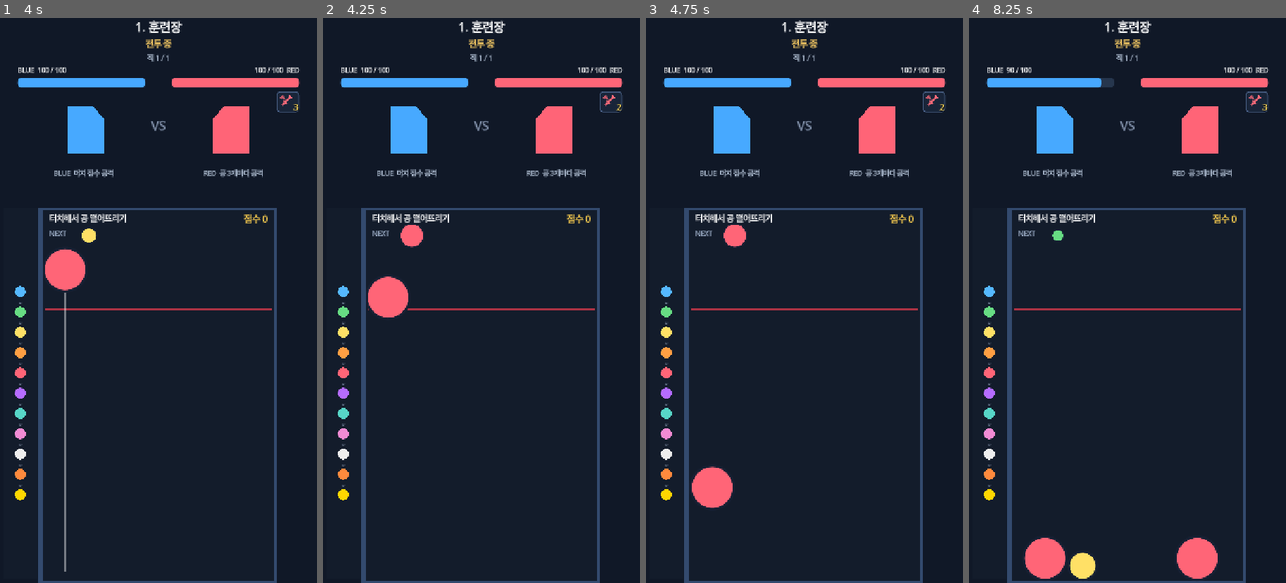
Above: before the commit, frames 1-4 (left to right).
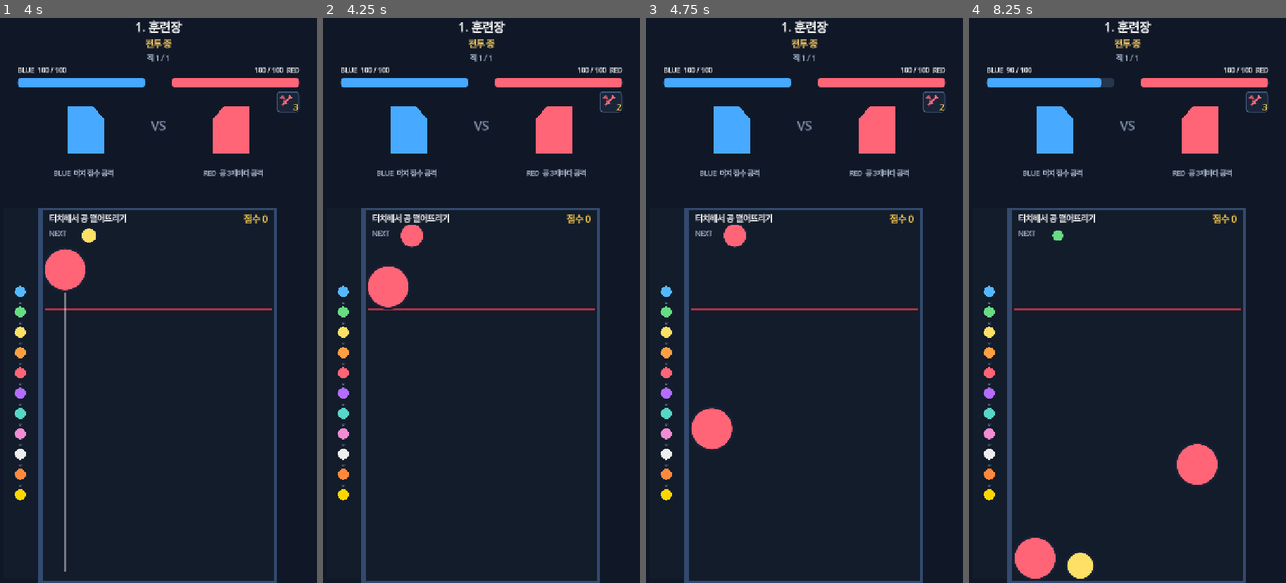
Above: after the commit, the same moments.

Repository: rnntnp/puzrpg
Game: Godot game, scene res://scenes/loading.tscn
The game is run twice, just before and just after one commit, with the same random seed, the same clock (stepped at 60 frames per second) and the same inputs.
Inputs (mouse positions are in pixels of both pictures, inside the frame that each line leads up to):
- Up to frame 1 (4 s): tap Enter at 0.5, 2.75 s; move the mouse to (228, 272) at 0.52 s; click (228, 272) at 0.67 s; tap Space at 1.25, 3.5 s; drag from (95, 328) to (142, 413) at 1.27 s; click "게임 시작" at 2 s; move the mouse to (190, 176) at 2.77 s; click (190, 176) at 2.92 s; drag from (142, 413) to (63, 215) at 3.52 s
- Up to frame 2 (4.25 s): no input
- Up to frame 3 (4.75 s): move the mouse to (899, 385) at 4.27 s; click (899, 385) at 4.42 s
- Up to frame 4 (8.25 s): drag from (1032, 215) to (1079, 159) at 5.02 s; move the mouse to (1143, 300) at 5.77 s; click (1143, 300) at 5.92 s; drag from (1079, 159) to (1064, 328) at 6.52 s; tap Enter at 7.25 s; move the mouse to (1197, 272) at 7.27 s; click (1197, 272) at 7.42 s; drag from (1064, 328) to (1111, 413) at 8.02 s

Frame 1 is identical in both runs. In frame 2, 0.5% of the frame differs, in the area x 14-27%, y 44-53%; in frame 3, 1.5%; in frame 4, 2.0%, in the area x 14-79%, y 75-100%.

Commit message:
physics params

Diff:
--- a/resources/balls/ball_01.tres
+++ b/resources/balls/ball_01.tres
@@ -1,13 +1,13 @@
-[gd_resource type="Resource" script_class="BallData" load_steps=4 format=3]
+[gd_resource type="Resource" script_class="BallData" format=3 uid="uid://coyk6r1d0claf"]
 
-[ext_resource type="Script" path="res://scripts/ball_data.gd" id="1"]
-[ext_resource type="Texture2D" path="res://assets/balls/circle_placeholder.svg" id="2"]
+[ext_resource type="Script" uid="uid://cpjm025ca6ujc" path="res://scripts/ball_data.gd" id="1"]
+[ext_resource type="Texture2D" uid="uid://ofxknv30arlj" path="res://assets/balls/circle_placeholder.svg" id="2"]
+
 [sub_resource type="CircleShape2D" id="Circle"]
 radius = 22.0
 
 [resource]
 script = ExtResource("1")
-level = 1
 sprite = ExtResource("2")
 sprite_modulate = Color(0.333, 0.722, 1, 1)
 collision_shape = SubResource("Circle")
--- a/resources/balls/ball_02.tres
+++ b/resources/balls/ball_02.tres
@@ -1,7 +1,8 @@
-[gd_resource type="Resource" script_class="BallData" load_steps=4 format=3]
+[gd_resource type="Resource" script_class="BallData" format=3 uid="uid://bycrquoirdseu"]
 
-[ext_resource type="Script" path="res://scripts/ball_data.gd" id="1"]
-[ext_resource type="Texture2D" path="res://assets/balls/circle_placeholder.svg" id="2"]
+[ext_resource type="Script" uid="uid://cpjm025ca6ujc" path="res://scripts/ball_data.gd" id="1"]
+[ext_resource type="Texture2D" uid="uid://ofxknv30arlj" path="res://assets/balls/circle_placeholder.svg" id="2"]
+
 [sub_resource type="CircleShape2D" id="Circle"]
 radius = 28.0
 
@@ -11,4 +12,3 @@
 sprite = ExtResource("2")
 sprite_modulate = Color(0.404, 0.863, 0.514, 1)
 collision_shape = SubResource("Circle")
-merge_score = 10
--- a/resources/balls/ball_03.tres
+++ b/resources/balls/ball_03.tres
@@ -1,7 +1,8 @@
-[gd_resource type="Resource" script_class="BallData" load_steps=4 format=3]
+[gd_resource type="Resource" script_class="BallData" format=3 uid="uid://2uscibwko6w"]
 
-[ext_resource type="Script" path="res://scripts/ball_data.gd" id="1"]
-[ext_resource type="Texture2D" path="res://assets/balls/circle_placeholder.svg" id="2"]
+[ext_resource type="Script" uid="uid://cpjm025ca6ujc" path="res://scripts/ball_data.gd" id="1"]
+[ext_resource type="Texture2D" uid="uid://ofxknv30arlj" path="res://assets/balls/circle_placeholder.svg" id="2"]
+
 [sub_resource type="CircleShape2D" id="Circle"]
 radius = 35.0
 
--- a/resources/balls/ball_04.tres
+++ b/resources/balls/ball_04.tres
@@ -1,7 +1,8 @@
-[gd_resource type="Resource" script_class="BallData" load_steps=4 format=3]
+[gd_resource type="Resource" script_class="BallData" format=3 uid="uid://dhahegycrluig"]
 
-[ext_resource type="Script" path="res://scripts/ball_data.gd" id="1"]
-[ext_resource type="Texture2D" path="res://assets/balls/circle_placeholder.svg" id="2"]
+[ext_resource type="Script" uid="uid://cpjm025ca6ujc" path="res://scripts/ball_data.gd" id="1"]
+[ext_resource type="Texture2D" uid="uid://ofxknv30arlj" path="res://assets/balls/circle_placeholder.svg" id="2"]
+
 [sub_resource type="CircleShape2D" id="Circle"]
 radius = 43.0
 
--- a/resources/balls/ball_05.tres
+++ b/resources/balls/ball_05.tres
@@ -1,7 +1,8 @@
-[gd_resource type="Resource" script_class="BallData" load_steps=4 format=3]
+[gd_resource type="Resource" script_class="BallData" format=3 uid="uid://6y44o511t346"]
 
-[ext_resource type="Script" path="res://scripts/ball_data.gd" id="1"]
-[ext_resource type="Texture2D" path="res://assets/balls/circle_placeholder.svg" id="2"]
+[ext_resource type="Script" uid="uid://cpjm025ca6ujc" path="res://scripts/ball_data.gd" id="1"]
+[ext_resource type="Texture2D" uid="uid://ofxknv30arlj" path="res://assets/balls/circle_placeholder.svg" id="2"]
+
 [sub_resource type="CircleShape2D" id="Circle"]
 radius = 52.0
 
--- a/resources/balls/ball_06.tres
+++ b/resources/balls/ball_06.tres
@@ -1,7 +1,8 @@
-[gd_resource type="Resource" script_class="BallData" load_steps=4 format=3]
+[gd_resource type="Resource" script_class="BallData" format=3 uid="uid://dmytb87nvfr5i"]
 
-[ext_resource type="Script" path="res://scripts/ball_data.gd" id="1"]
-[ext_resource type="Texture2D" path="res://assets/balls/circle_placeholder.svg" id="2"]
+[ext_resource type="Script" uid="uid://cpjm025ca6ujc" path="res://scripts/ball_data.gd" id="1"]
+[ext_resource type="Texture2D" uid="uid://ofxknv30arlj" path="res://assets/balls/circle_placeholder.svg" id="2"]
+
 [sub_resource type="CircleShape2D" id="Circle"]
 radius = 62.0
 
--- a/resources/balls/ball_07.tres
+++ b/resources/balls/ball_07.tres
@@ -1,7 +1,8 @@
-[gd_resource type="Resource" script_class="BallData" load_steps=4 format=3]
+[gd_resource type="Resource" script_class="BallData" format=3 uid="uid://gjylh1e8vnry"]
 
-[ext_resource type="Script" path="res://scripts/ball_data.gd" id="1"]
-[ext_resource type="Texture2D" path="res://assets/balls/circle_placeholder.svg" id="2"]
+[ext_resource type="Script" uid="uid://cpjm025ca6ujc" path="res://scripts/ball_data.gd" id="1"]
+[ext_resource type="Texture2D" uid="uid://ofxknv30arlj" path="res://assets/balls/circle_placeholder.svg" id="2"]
+
 [sub_resource type="CircleShape2D" id="Circle"]
 radius = 73.0
 
--- a/resources/balls/ball_08.tres
+++ b/resources/balls/ball_08.tres
@@ -1,7 +1,8 @@
-[gd_resource type="Resource" script_class="BallData" load_steps=4 format=3]
+[gd_resource type="Resource" script_class="BallData" format=3 uid="uid://dl5h4nck5kenf"]
 
-[ext_resource type="Script" path="res://scripts/ball_data.gd" id="1"]
-[ext_resource type="Texture2D" path="res://assets/balls/circle_placeholder.svg" id="2"]
+[ext_resource type="Script" uid="uid://cpjm025ca6ujc" path="res://scripts/ball_data.gd" id="1"]
+[ext_resource type="Texture2D" uid="uid://ofxknv30arlj" path="res://assets/balls/circle_placeholder.svg" id="2"]
+
 [sub_resource type="CircleShape2D" id="Circle"]
 radius = 84.0
 
--- a/resources/balls/ball_09.tres
+++ b/resources/balls/ball_09.tres
@@ -1,7 +1,8 @@
-[gd_resource type="Resource" script_class="BallData" load_steps=4 format=3]
+[gd_resource type="Resource" script_class="BallData" format=3 uid="uid://dn881e5b2swdy"]
 
-[ext_resource type="Script" path="res://scripts/ball_data.gd" id="1"]
-[ext_resource type="Texture2D" path="res://assets/balls/circle_placeholder.svg" id="2"]
+[ext_resource type="Script" uid="uid://cpjm025ca6ujc" path="res://scripts/ball_data.gd" id="1"]
+[ext_resource type="Texture2D" uid="uid://ofxknv30arlj" path="res://assets/balls/circle_placeholder.svg" id="2"]
+
 [sub_resource type="CircleShape2D" id="Circle"]
 radius = 96.0
 
--- a/resources/balls/ball_10.tres
+++ b/resources/balls/ball_10.tres
@@ -1,7 +1,8 @@
-[gd_resource type="Resource" script_class="BallData" load_steps=4 format=3]
+[gd_resource type="Resource" script_class="BallData" format=3 uid="uid://c1625m0uaec83"]
 
-[ext_resource type="Script" path="res://scripts/ball_data.gd" id="1"]
-[ext_resource type="Texture2D" path="res://assets/balls/circle_placeholder.svg" id="2"]
+[ext_resource type="Script" uid="uid://cpjm025ca6ujc" path="res://scripts/ball_data.gd" id="1"]
+[ext_resource type="Texture2D" uid="uid://ofxknv30arlj" path="res://assets/balls/circle_placeholder.svg" id="2"]
+
 [sub_resource type="CircleShape2D" id="Circle"]
 radius = 108.0
 
--- a/resources/balls/ball_11.tres
+++ b/resources/balls/ball_11.tres
@@ -1,7 +1,8 @@
-[gd_resource type="Resource" script_class="BallData" load_steps=4 format=3]
+[gd_resource type="Resource" script_class="BallData" format=3 uid="uid://8q3dprrf8n4e"]
 
-[ext_resource type="Script" path="res://scripts/ball_data.gd" id="1"]
-[ext_resource type="Texture2D" path="res://assets/balls/circle_placeholder.svg" id="2"]
+[ext_resource type="Script" uid="uid://cpjm025ca6ujc" path="res://scripts/ball_data.gd" id="1"]
+[ext_resource type="Texture2D" uid="uid://ofxknv30arlj" path="res://assets/balls/circle_placeholder.svg" id="2"]
+
 [sub_resource type="CircleShape2D" id="Circle"]
 radius = 122.0
 
--- a/resources/levels/level_01.tres
+++ b/resources/levels/level_01.tres
@@ -13,9 +13,6 @@
 player_character = ExtResource("2_player")
 enemies = Array[ExtResource("4_character_type")]([ExtResource("3_enemy")])
 ball_drop_time_limit = -1.0
-ball_physics_speed = 1.6
-merge_push_force = 90.0
 merge_hit_stop_time_scale = 0.18
 merge_hit_stop_duration = 0.2
-chain_merge_delay = 0.1
 next_level_path = "res://resources/levels/level_02.tres"
--- /dev/null
+++ b/resources/merge_physics_data.tres
@@ -0,0 +1,8 @@
+[gd_resource type="Resource" script_class="MergePhysicsData" format=3 uid="uid://c3ik0sjmjhs7a"]
+
+[ext_resource type="Script" uid="uid://c5vwf124x1awb" path="res://scripts/merge_physics_data.gd" id="1"]
+
+[resource]
+script = ExtResource("1")
+floor_friction = 1.0
+ball_angular_damp = 7.0
--- a/scenes/main.tscn
+++ b/scenes/main.tscn
@@ -34,10 +34,10 @@
 [node name="Battle" type="Node2D" unique_id=1064943574]
 script = ExtResource("1")
 
-[node name="MonsterActionController" type="Node" parent="."]
+[node name="MonsterActionController" type="Node" parent="." unique_id=1522200351]
 script = ExtResource("8")
 
-[node name="IceSkillController" type="Node" parent="MonsterActionController"]
+[node name="IceSkillController" type="Node" parent="MonsterActionController" unique_id=1773554680]
 script = ExtResource("9")
 
 [node name="Background" type="ColorRect" parent="." unique_id=1499977064]
@@ -121,14 +121,14 @@
 theme_override_styles/fill = SubResource("red")
 show_percentage = false
 
-[node name="LeftStatusEffects" parent="UI" instance=ExtResource("6")]
+[node name="LeftStatusEffects" parent="UI" unique_id=1785068003 instance=ExtResource("6")]
 layout_mode = 0
 offset_left = 40.0
 offset_top = 166.0
 offset_right = 330.0
 offset_bottom = 214.0
 
-[node name="RightStatusEffects" parent="UI" instance=ExtResource("6")]
+[node name="RightStatusEffects" parent="UI" unique_id=1963694840 instance=ExtResource("6")]
 layout_mode = 0
 offset_left = 390.0
 offset_top = 166.0
@@ -136,7 +136,7 @@
 offset_bottom = 214.0
 alignment = 2
 
-[node name="SkillDurabilityLabel" type="Label" parent="UI"]
+[node name="SkillDurabilityLabel" type="Label" parent="UI" unique_id=492750425]
 visible = false
 layout_mode = 0
 offset_left = 390.0
@@ -189,7 +189,7 @@
 theme_override_font_sizes/font_size = 15
 horizontal_alignment = 1
 
-[node name="BallEvolutionStrip" parent="UI" instance=ExtResource("7")]
+[node name="BallEvolutionStrip" parent="UI" unique_id=1201681759 instance=ExtResource("7")]
 layout_mode = 0
 offset_left = 8.0
 offset_top = 430.0
--- a/scenes/merge_game.tscn
+++ b/scenes/merge_game.tscn
@@ -3,6 +3,7 @@
 [ext_resource type="Script" path="res://scripts/merge_autoplay_bot.gd" id="2"]
 [ext_resource type="Script" path="res://scripts/merge_hit_stop.gd" id="3"]
 [ext_resource type="Script" path="res://scripts/combo_test_scenario.gd" id="4"]
+[ext_resource type="Resource" path="res://resources/merge_physics_data.tres" id="5_physics"]
 [sub_resource type="RectangleShape2D" id="wall"]
 size = Vector2(12, 850)
 [sub_resource type="RectangleShape2D" id="floor"]
@@ -15,11 +16,9 @@
 border_width_bottom = 4
 border_color = Color(0.2, 0.29, 0.43, 1)
 
-[sub_resource type="PhysicsMaterial" id="wall_material"]
-friction = 0.0
-bounce = 0.0
 [node name="MergeGame" type="Node2D"]
 script = ExtResource("1")
+physics_data = ExtResource("5_physics")
 [node name="MergeHitStop" type="Node" parent="."]
 script = ExtResource("3")
 [node name="ComboTestScenario" type="Node" parent="."]
@@ -99,16 +98,13 @@
 script = ExtResource("2")
 [node name="LeftWall" type="StaticBody2D" parent="."]
 position = Vector2(90, 425)
-physics_material_override = SubResource("wall_material")
 [node name="CollisionShape2D" type="CollisionShape2D" parent="LeftWall"]
 shape = SubResource("wall")
 [node name="RightWall" type="StaticBody2D" parent="."]
 position = Vector2(630, 425)
-physics_material_override = SubResource("wall_material")
 [node name="CollisionShape2D" type="CollisionShape2D" parent="RightWall"]
 shape = SubResource("wall")
 [node name="Floor" type="StaticBody2D" parent="."]
 position = Vector2(360, 848)
-physics_material_override = SubResource("wall_material")
 [node name="CollisionShape2D" type="CollisionShape2D" parent="Floor"]
 shape = SubResource("floor")
--- a/scripts/merge_game.gd
+++ b/scripts/merge_game.gd
@@ -15,6 +15,7 @@
 
 const BallScene = preload("res://scenes/merge_ball.tscn")
 const BallCatalogClass = preload("res://scripts/ball_catalog.gd")
+const MergePhysicsDataClass = preload("res://scripts/merge_physics_data.gd")
 const BOARD_INNER_LEFT := 96.0
 const BOARD_INNER_RIGHT := 624.0
 const BOARD_INNER_BOTTOM := 846.0
@@ -36,6 +37,10 @@
 @onready var combo_label: Label = $ComboLabel
 @onready var autoplay_bot = $MergeAutoplayBot
 @onready var merge_hit_stop = $MergeHitStop
+@onready var left_wall: StaticBody2D = $LeftWall
+@onready var right_wall: StaticBody2D = $RightWall
+@onready var floor_body: StaticBody2D = $Floor
+@export var physics_data: MergePhysicsDataClass
 var current_level := 0
 var next_level := 0
 var score := 0
@@ -66,8 +71,23 @@
 var dropped_ball_has_landed := false
 
 func _ready() -> void:
+	_apply_physics_data()
 	autoplay_bot.set_enabled(OS.is_debug_build() and GameSession.developer_autoplay_enabled)
 	_reset_ball_queue()
+
+
+func _apply_physics_data() -> void:
+	if physics_data == null:
+		return
+	var wall_material := PhysicsMaterial.new()
+	wall_material.friction = physics_data.wall_friction
+	wall_material.bounce = physics_data.wall_bounce
+	left_wall.physics_material_override = wall_material
+	right_wall.physics_material_override = wall_material
+	var floor_material := PhysicsMaterial.new()
+	floor_material.friction = physics_data.floor_friction
+	floor_material.bounce = physics_data.floor_bounce
+	floor_body.physics_material_override = floor_material
 
 func can_accept_autoplay_drop() -> bool:
 	return can_drop and not input_locked and not is_game_over
@@ -242,6 +262,9 @@
 	ball.continuous_cd = RigidBody2D.CCD_MODE_DISABLED
 	balls.add_child(ball)
 	ball.setup(level, physics_speed_multiplier)
+	if physics_data != null:
+		ball.linear_damp = physics_data.ball_linear_damp
+		ball.angular_damp = physics_data.ball_angular_damp
 	_enable_ball_ccd_after_spawn(ball)
 	var global_left := to_global(Vector2(BOARD_INNER_LEFT, 0.0)).x
 	var global_right := to_global(Vector2(BOARD_INNER_RIGHT, 0.0)).x
--- /dev/null
+++ b/scripts/merge_physics_data.gd
@@ -0,0 +1,16 @@
+class_name MergePhysicsData
+extends Resource
+
+@export_category("벽 물리")
+@export_range(0.0, 1.0, 0.01) var wall_friction: float = 0.0
+@export_range(0.0, 1.0, 0.01) var wall_bounce: float = 0.0
+
+@export_category("바닥 물리")
+@export_range(0.0, 1.0, 0.01) var floor_friction: float = 0.35
+@export_range(0.0, 1.0, 0.01) var floor_bounce: float = 0.0
+
+@export_category("공 관성")
+## 공의 직선 이동이 얼마나 빨리 잦아드는지 결정한다. 마찰과 달리 굴러가는 관성에도 적용된다.
+@export_range(0.0, 10.0, 0.1) var ball_linear_damp: float = 2.0
+## 공의 회전이 얼마나 빨리 잦아드는지 결정한다.
+@export_range(0.0, 10.0, 0.1) var ball_angular_damp: float = 4.0
Not shown: 2 places in scenes/main.tscn that only renumber resources
Not shown, added: scripts/merge_physics_data.gd.uid
